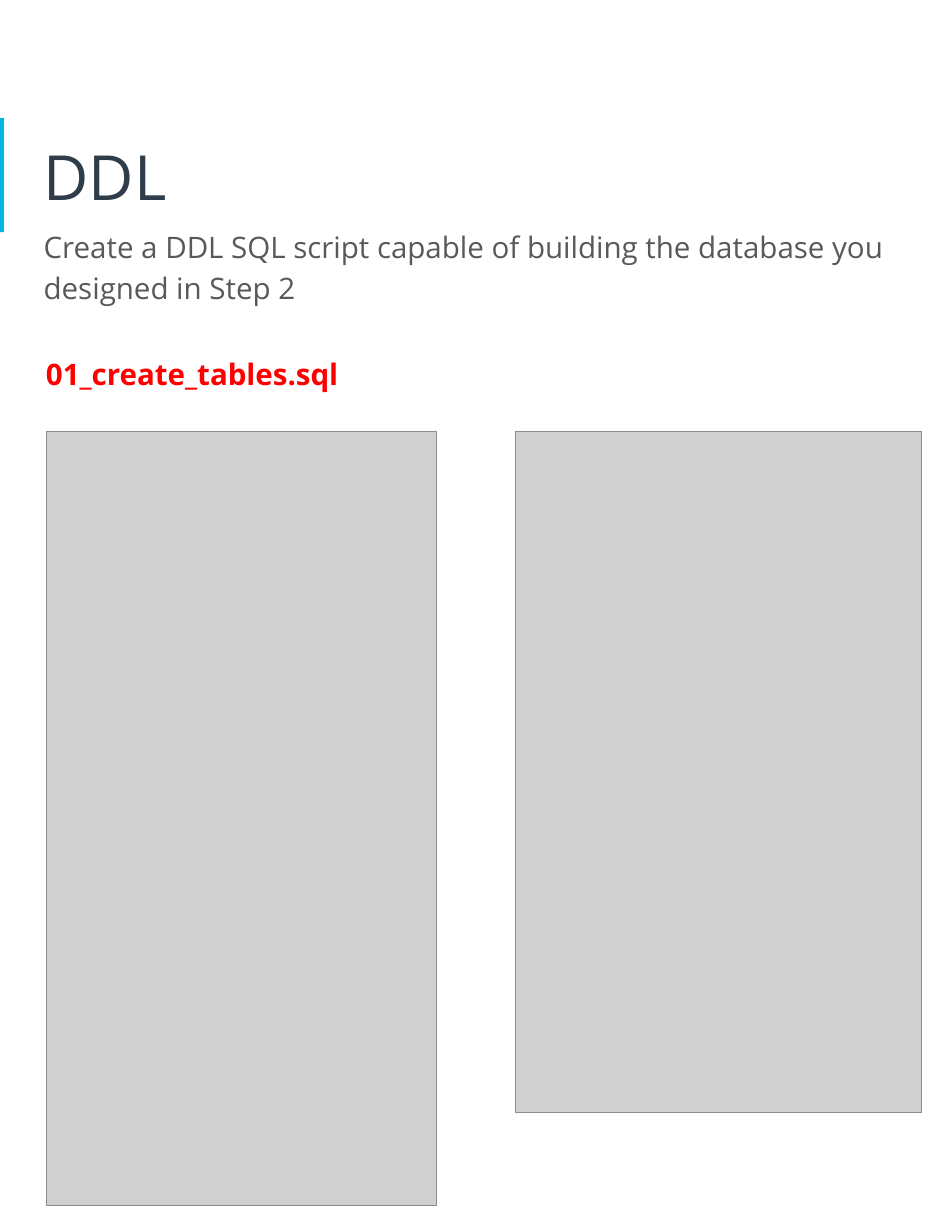
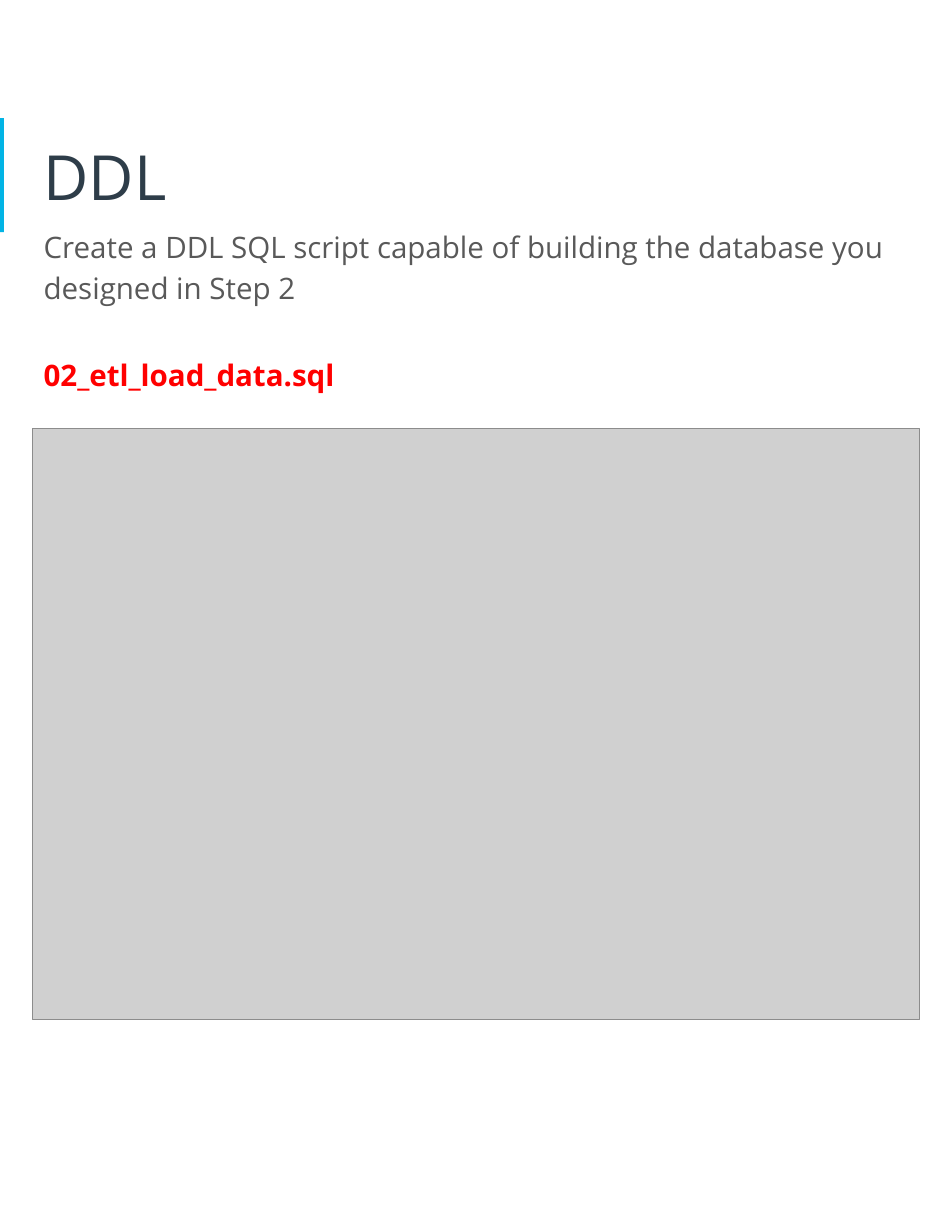
Before and after one commit to SwimLane2/udacity-ai-masters, a slide deck: slide 18 of Modules/03-Data-Architect/projects/Project 1 - Human Resources Database Design/report/HR_Database_Design_Project_Arjun_Avalakki_Mohan.pptx. Drawn at 952x1232 pixels with LibreOffice and Linux fonts; fonts in the diff are those of the drawing; grey boxes stand for pictures. Boxes give left, top, right and bottom in pixels: in the first picture for what was removed or moved away, otherwise in the second. Text is boxed around its words. In the diff, an @@ line names an element or a change of style, - is before the commit and + after.

```diff
--- a/Modules/03-Data-Architect/projects/Project 1 - Human Resources Database Design/report/HR_Database_Design_Project_Arjun_Avalakki_Mohan.pptx
+++ b/Modules/03-Data-Architect/projects/Project 1 - Human Resources Database Design/report/HR_Database_Design_Project_Arjun_Avalakki_Mohan.pptx
@@ text at box(44, 363, 335, 393): text changed @@
-01_create_tables.sql
+02_etl_load_data.sql
@@ picture added at box(32, 428, 920, 1019) @@
@@ picture removed at box(46, 431, 436, 1205) @@
@@ picture removed at box(516, 431, 923, 1112) @@
```
Also in this commit, not shown: 8 other slides changed, 2 other files.
